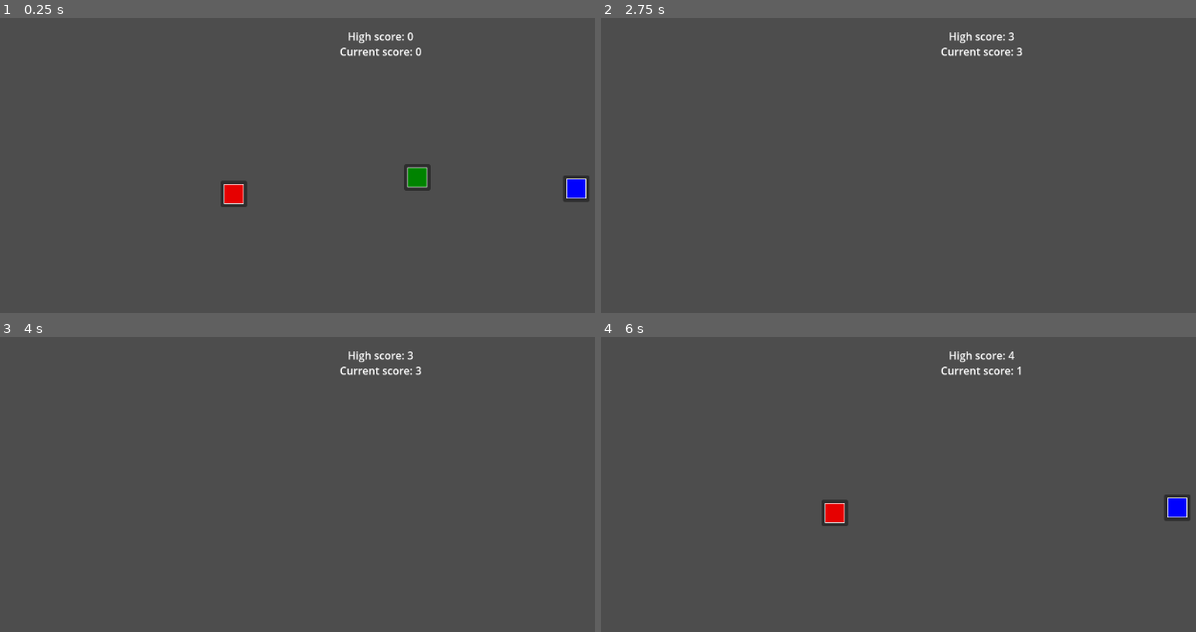
Above: before the commit, frames 1-4 (two rows, left to right).
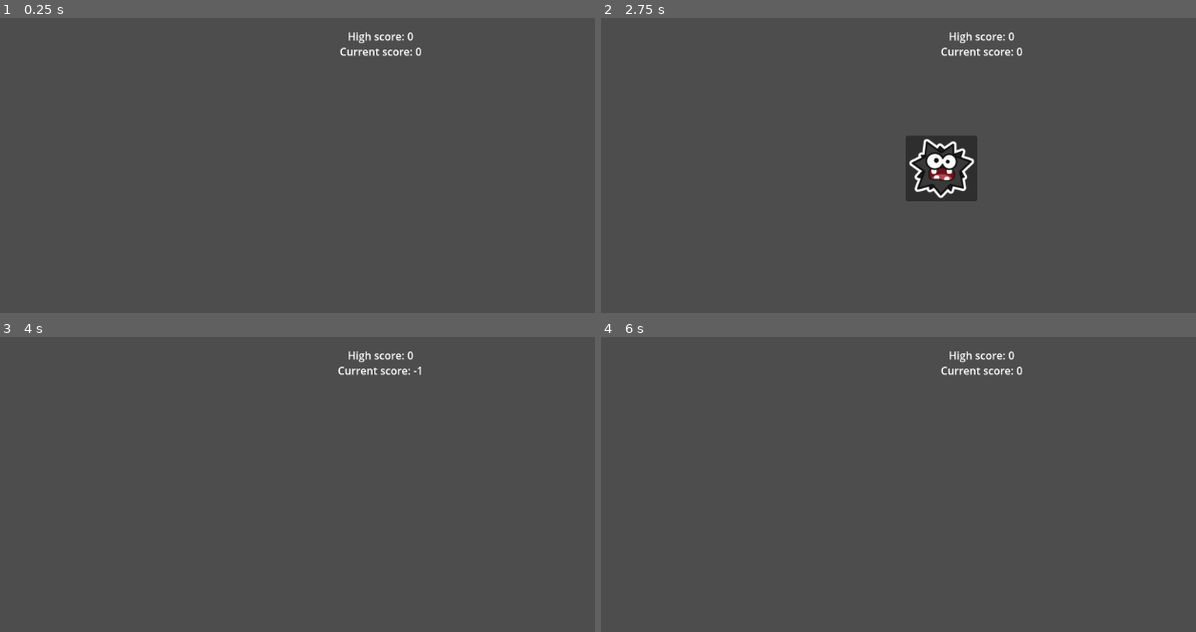
Above: after the commit, the same moments.

Repository: shout64/clicky-colors
Game: Godot game, scene res://scenes/main.tscn
Two runs of this game, one before a commit and one after it. Both use one fixed random seed, a clock stepped at 60 frames per second and the inputs below.
Inputs (mouse positions are in pixels of both pictures, inside the frame that each line leads up to):
- Up to frame 1 (0.25 s): no input
- Up to frame 2 (2.75 s): click (833, 195) at 0.52 s; click (1017, 177) at 1.27 s; click (1178, 189) at 2.02 s
- Up to frame 3 (4 s): click (339, 487) at 2.77 s; tap Enter at 3.5 s
- Up to frame 4 (6 s): click (612, 348) at 4.27 s; tap R (reset) at 5 s; click (1017, 496) at 5.77 s

The runs differ from the first frame. In frame 1, 1.2% of the frame differs, in the area x 37-100%, y 49-65%; in frame 2, 2.3%, in the area x 51-71%, y 4-63%; in frame 3, 0.3%; in frame 4, 0.8%.
Error before the commit: Invalid access to property or key 'size' on a base object of type 'null instance'. (res://scripts/main.gd:6)

Commit message:
Add enemies

Diff:
--- /dev/null
+++ b/scenes/button_enemy.tscn
@@ -0,0 +1,13 @@
+[gd_scene load_steps=3 format=3 uid="uid://d0rn06kv8oa6m"]
+
+[ext_resource type="Texture2D" uid="uid://ci3jxr2muy5f3" path="res://assets/100px-PMCS_Fuzzy.png" id="1_mt2j7"]
+[ext_resource type="Script" uid="uid://cypuxhj3t78jt" path="res://scripts/button.gd" id="2_vp6rg"]
+
+[node name="ButtonEnemy" type="Button"]
+offset_right = 40.0
+offset_bottom = 40.0
+icon = ExtResource("1_mt2j7")
+script = ExtResource("2_vp6rg")
+enemy = true
+
+[connection signal="pressed" from="." to="." method="_on_pressed"]
--- a/scenes/main.tscn
+++ b/scenes/main.tscn
@@ -1,14 +1,15 @@
-[gd_scene load_steps=6 format=3 uid="uid://b5m7yin66v1w7"]
+[gd_scene load_steps=7 format=3 uid="uid://b5m7yin66v1w7"]
 
 [ext_resource type="Script" uid="uid://dyqp0is4xihmc" path="res://scripts/current_score.gd" id="1_o5qli"]
 [ext_resource type="Script" uid="uid://bgw5lckf3hk" path="res://scripts/main.gd" id="1_tbgi4"]
 [ext_resource type="PackedScene" uid="uid://8bj8lc8mfvp4" path="res://scenes/button_red.tscn" id="2_0wfyh"]
 [ext_resource type="PackedScene" uid="uid://ds28mb05vpxee" path="res://scenes/button_green.tscn" id="3_jyhfs"]
 [ext_resource type="PackedScene" uid="uid://dk1exy45k2eyb" path="res://scenes/button_blue.tscn" id="4_tbgi4"]
+[ext_resource type="PackedScene" uid="uid://d0rn06kv8oa6m" path="res://scenes/button_enemy.tscn" id="5_tefeu"]
 
 [node name="Main" type="Node2D"]
 script = ExtResource("1_tbgi4")
-buttons = Array[PackedScene]([ExtResource("4_tbgi4"), ExtResource("3_jyhfs"), ExtResource("2_0wfyh")])
+buttons = Array[PackedScene]([ExtResource("4_tbgi4"), ExtResource("3_jyhfs"), ExtResource("2_0wfyh"), ExtResource("5_tefeu")])
 
 [node name="CurrentScore" type="RichTextLabel" parent="."]
 offset_left = 372.0
@@ -20,26 +21,8 @@
 vertical_alignment = 1
 script = ExtResource("1_o5qli")
 
-[node name="ButtonRed" parent="." instance=ExtResource("2_0wfyh")]
-offset_left = 333.0
-offset_top = 246.0
-offset_right = 373.0
-offset_bottom = 286.0
-
-[node name="ButtonGreen" parent="." instance=ExtResource("3_jyhfs")]
-offset_left = 610.0
-offset_top = 221.0
-offset_right = 650.0
-offset_bottom = 261.0
-
-[node name="ButtonBlue" parent="." instance=ExtResource("4_tbgi4")]
-offset_left = 850.0
-offset_top = 238.0
-offset_right = 890.0
-offset_bottom = 278.0
-
 [node name="ButtonSpawningTimer" type="Timer" parent="."]
-wait_time = 4.0
+wait_time = 2.5
 autostart = true
 
 [connection signal="timeout" from="ButtonSpawningTimer" to="." method="_on_button_spawning_timer_timeout"]
--- a/scripts/button.gd
+++ b/scripts/button.gd
@@ -1,10 +1,14 @@
 extends Button
 
-
+@export var enemy : bool
 
 func _on_pressed() -> void:
-  Global.current_score += 1
-  if Global.high_score < Global.current_score:
-    Global.high_score = Global.current_score
+  if enemy == false:
+    Global.current_score += 1
+    if Global.high_score < Global.current_score:
+      Global.high_score = Global.current_score
+
+  else:
+    Global.current_score -= 1
 
   queue_free()
--- a/scripts/main.gd
+++ b/scripts/main.gd
@@ -3,8 +3,9 @@
 @export var buttons        : Array[PackedScene]
 @export var screen_padding : float = 0.8
 
-var viewport_width  : int = get_viewport().size.x
-var viewport_height : int = get_viewport().size.y
+@onready var viewport_width  : int = get_viewport().size.x
+@onready var viewport_height : int = get_viewport().size.y
+
 var next_button
 
 func _ready() -> void:
Binary file added: assets/100px-PMCS_Fuzzy.png
Not shown, added: assets/100px-PMCS_Fuzzy.png.import
